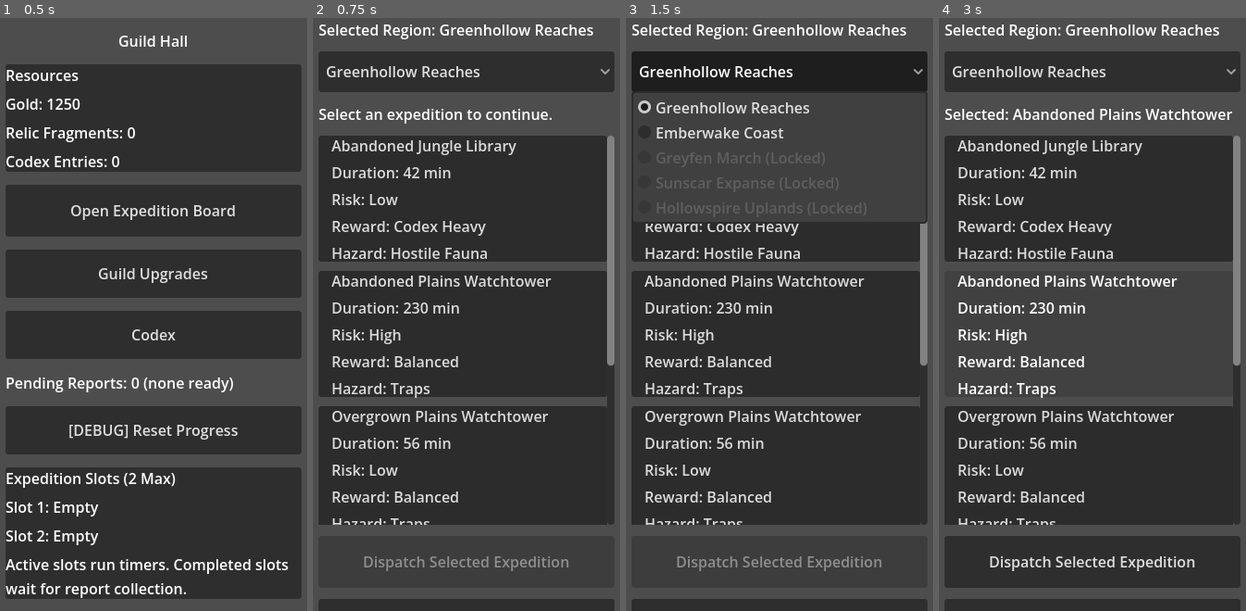
Above: before the commit, frames 1-4 (left to right).
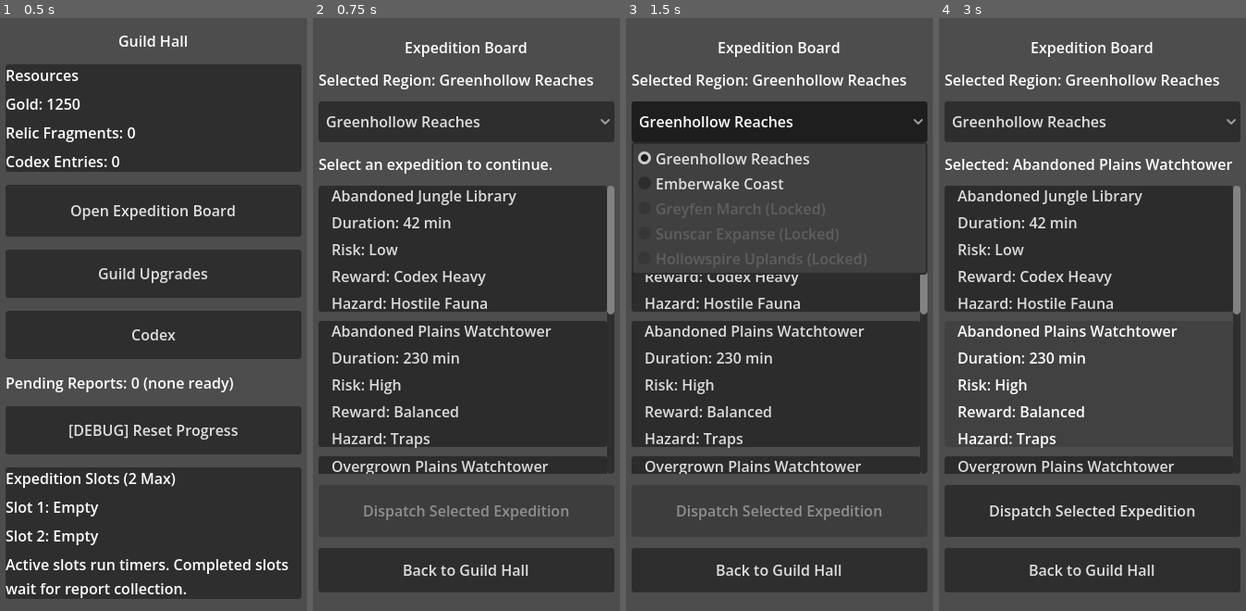
Above: after the commit, the same moments.

Repository: Navandis/expedition-guild-idle
Game: Godot game, scene res://scenes/main/Main.tscn
Same seed, same stepped clock (60 frames per second), same inputs: the game is played once before the commit and once after it.
Inputs (mouse positions are in pixels of both pictures, inside the frame that each line leads up to; where the layout moved, square brackets give the same spot in the first picture):
- Up to frame 1 (0.5 s): no input
- Up to frame 2 (0.75 s): click "Open Expedition Board" at 0.5 s
- Up to frame 3 (1.5 s): click "Greenhollow Reaches" at 1.25 s
- Up to frame 4 (3 s): click (1089, 249) [1089, 195] at 2 s; click (1089, 332) at 2.77 s

Frame 1 is identical in both runs. In frame 2, 39% of the frame differs, in the area x 1-99%, y 1-100%; in frame 3, 33%; in frame 4, 40%.

Commit message:
Fix expedition board region-switch stability and layout

Diff:
--- a/scenes/expedition_board/ExpeditionBoard.tscn
+++ b/scenes/expedition_board/ExpeditionBoard.tscn
@@ -49,7 +49,7 @@
 autowrap_mode = 3
 
 [node name="CardScroll" type="ScrollContainer" parent="SafeArea/RootColumn" unique_id=1276735346]
-custom_minimum_size = Vector2(0, 420)
+custom_minimum_size = Vector2(0, 220)
 layout_mode = 2
 size_flags_vertical = 3
 horizontal_scroll_mode = 0
--- a/scripts/core/GameManager.gd
+++ b/scripts/core/GameManager.gd
@@ -407,13 +407,13 @@
 	# Region selection state is owned by RegionSystem and persisted in saves.
 	if not _region_system.set_selected_region(region_id):
 		return
-	_expedition_board_offers = []
 	if _expedition_board_controller != null:
+		# Re-send region context so the board can swap to that region's cached
+		# session offers (or generate once if this is first visit for that region).
 		_expedition_board_controller.set_region_data(
 			_region_system.get_region_list_for_ui(),
 			_region_system.get_generation_rules_for_selected_region()
 		)
-		_expedition_board_controller.regenerate_board_for_selected_region()
 		_capture_expedition_board_state()
 	_save_runtime_state()
 
--- a/scripts/ui/ExpeditionBoardController.gd
+++ b/scripts/ui/ExpeditionBoardController.gd
@@ -1,6 +1,11 @@
 extends Control
 class_name ExpeditionBoardController
 
+# File role:
+# Handles Expedition Board UI behavior for offer generation, selection, and
+# region switching. The board now keeps per-region offers stable for one
+# screen visit by caching generated offers in-memory.
+#
 # ExpeditionBoardController manages the full board lifecycle:
 # 1) Generate expedition offers.
 # 2) Render one card per offer.
@@ -35,6 +40,7 @@
 var _initial_board_offers: Array[Dictionary] = []
 var _generation_context: Dictionary = {}
 var _region_rows: Array[Dictionary] = []
+var _session_offers_by_region: Dictionary = {}
 
 
 func _ready() -> void:
@@ -45,7 +51,7 @@
 	_back_button.pressed.connect(_on_back_pressed)
 	_region_selector.item_selected.connect(_on_region_selector_changed)
 	_refresh_region_selector()
-	_generate_board(_initial_board_offers)
+	_show_board_for_selected_region()
 
 
 func get_selected_expedition() -> Dictionary:
@@ -68,9 +74,11 @@
 	_generation_context = generation_context.duplicate(true)
 	if is_node_ready():
 		_refresh_region_selector()
+		_show_board_for_selected_region()
 
 
 func get_board_offers() -> Array[Dictionary]:
+	# Save currently visible offers so GameManager can persist the active region.
 	var offers: Array[Dictionary] = []
 	for card in _card_views:
 		offers.append(card.expedition_data.duplicate(true))
@@ -93,15 +101,19 @@
 		return
 
 	_add_card(replacement)
+	_cache_current_region_offers()
 	_selected_expedition = {}
 	_dispatch_button.disabled = true
 	_selection_label.text = "Select an expedition to continue."
 
 
 func regenerate_board_for_selected_region() -> void:
-	# Region changes invalidate old offers, so rebuild with selected constraints.
-	_initial_board_offers = []
-	_generate_board([])
+	# Keep this method for compatibility with existing callers.
+	# It intentionally clears only the currently selected region cache entry.
+	var region_id := _get_selected_region_id()
+	if _session_offers_by_region.has(region_id):
+		_session_offers_by_region.erase(region_id)
+	_show_board_for_selected_region(true)
 
 
 func _generate_board(existing_offers: Array[Dictionary] = []) -> void:
@@ -118,6 +130,8 @@
 		_add_card(expedition)
 
 	_selection_label.text = "Select an expedition to continue."
+	_dispatch_button.disabled = true
+	_selected_expedition = {}
 
 
 func _add_card(expedition: Dictionary) -> void:
@@ -161,15 +175,18 @@
 
 
 func _is_valid_board_offers(board_offers: Array[Dictionary]) -> bool:
+	return _is_valid_board_offers_for_region(board_offers, _get_selected_region_id())
+
+
+func _is_valid_board_offers_for_region(board_offers: Array[Dictionary], region_id: String) -> bool:
 	if board_offers.size() < MIN_EXPEDITIONS or board_offers.size() > MAX_EXPEDITIONS:
 		return false
 
 	for offer in board_offers:
 		if str(offer.get("id", "")).is_empty():
 			return false
-		# Save migration safety: if selected region changed, stale board offers from
-		# another region should not be reused.
-		if str(offer.get("region_id", "")) != str(_generation_context.get("region_id", "")):
+		# Safety guard: only use offers that belong to the target region.
+		if str(offer.get("region_id", "")) != region_id:
 			return false
 	return true
 
@@ -222,6 +239,9 @@
 func _on_region_selector_changed(index: int) -> void:
 	if index < 0 or index >= _region_selector.item_count:
 		return
+	# Selection is region-scoped. Clear old selection so dispatch cannot carry
+	# a stale expedition from another region.
+	_clear_selected_expedition()
 	_refresh_region_summary_from_selector()
 	region_selected.emit(str(_region_selector.get_item_metadata(index)))
 
@@ -240,6 +260,11 @@
 func _on_dispatch_pressed() -> void:
 	if _selected_expedition.is_empty():
 		return
+	# Defensive check: only dispatch if selected expedition still belongs to
+	# the active region and still exists on the visible board.
+	if not _is_selected_expedition_dispatchable():
+		_clear_selected_expedition()
+		return
 
 	expedition_dispatch_requested.emit(_selected_expedition.duplicate(true))
 	print("Dispatch requested for: %s" % str(_selected_expedition.get("display_name", "Unknown Expedition")))
@@ -247,3 +272,67 @@
 
 func _on_back_pressed() -> void:
 	return_to_guild_hall_requested.emit()
+
+
+func _show_board_for_selected_region(force_regenerate: bool = false) -> void:
+	var region_id := _get_selected_region_id()
+	if region_id.is_empty():
+		_generate_board([])
+		return
+
+	var offers_for_region: Array[Dictionary] = []
+	var has_cached := _session_offers_by_region.has(region_id)
+	if has_cached:
+		offers_for_region = _duplicate_offer_array(_session_offers_by_region.get(region_id, []))
+	elif _is_valid_board_offers_for_region(_initial_board_offers, region_id):
+		# On first board load, reuse saved offers for this region if they exist.
+		offers_for_region = _initial_board_offers.duplicate(true)
+
+	if force_regenerate or not _is_valid_board_offers_for_region(offers_for_region, region_id):
+		# Generate once per region during this board visit, then keep cached.
+		var desired_count := randi_range(MIN_EXPEDITIONS, MAX_EXPEDITIONS)
+		offers_for_region = _generator.generate_expeditions(desired_count, [], _generation_context)
+
+	_session_offers_by_region[region_id] = _duplicate_offer_array(offers_for_region)
+	_generate_board(offers_for_region)
+
+
+func _clear_selected_expedition() -> void:
+	_selected_expedition = {}
+	_dispatch_button.disabled = true
+	_selection_label.text = "Select an expedition to continue."
+	for card in _card_views:
+		card.set_selected(false)
+
+
+func _get_selected_region_id() -> String:
+	return str(_generation_context.get("region_id", ""))
+
+
+func _cache_current_region_offers() -> void:
+	var region_id := _get_selected_region_id()
+	if region_id.is_empty():
+		return
+	_session_offers_by_region[region_id] = get_board_offers()
+
+
+func _duplicate_offer_array(value: Variant) -> Array[Dictionary]:
+	var result: Array[Dictionary] = []
+	if not (value is Array):
+		return result
+	for item in value:
+		if item is Dictionary:
+			result.append((item as Dictionary).duplicate(true))
+	return result
+
+
+func _is_selected_expedition_dispatchable() -> bool:
+	var selected_id := str(_selected_expedition.get("id", ""))
+	var selected_region := str(_selected_expedition.get("region_id", ""))
+	var active_region := _get_selected_region_id()
+	if selected_id.is_empty() or selected_region != active_region:
+		return false
+	for card in _card_views:
+		if str(card.expedition_data.get("id", "")) == selected_id:
+			return true
+	return false
